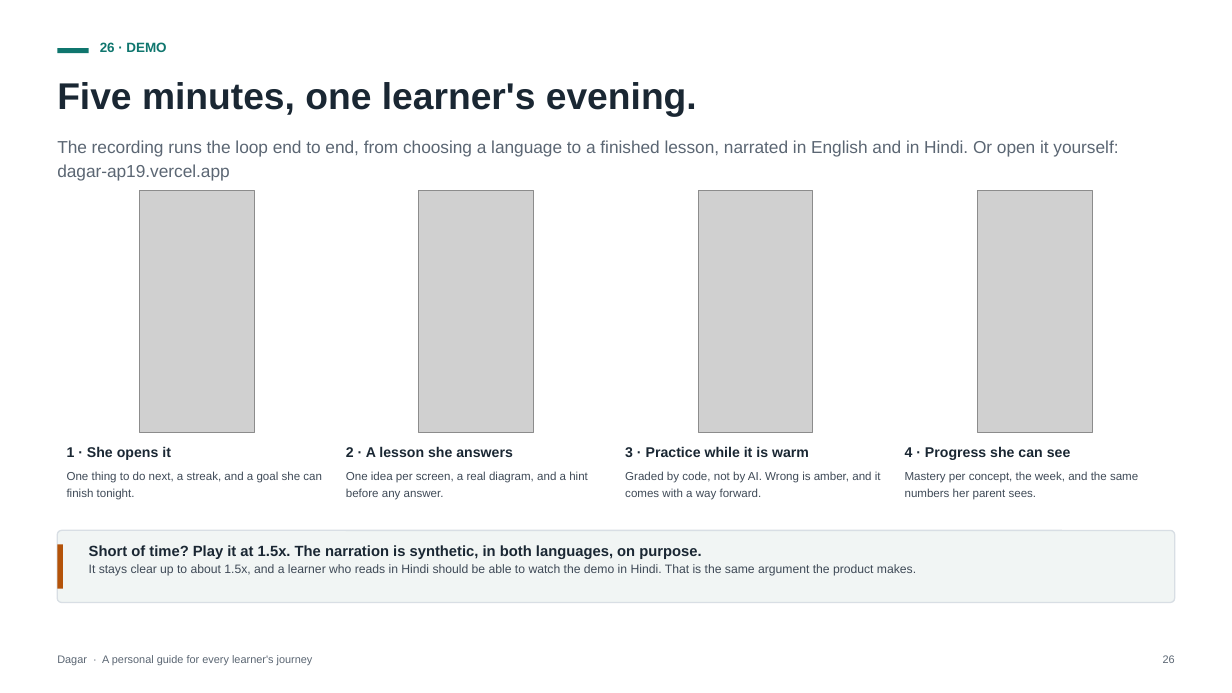
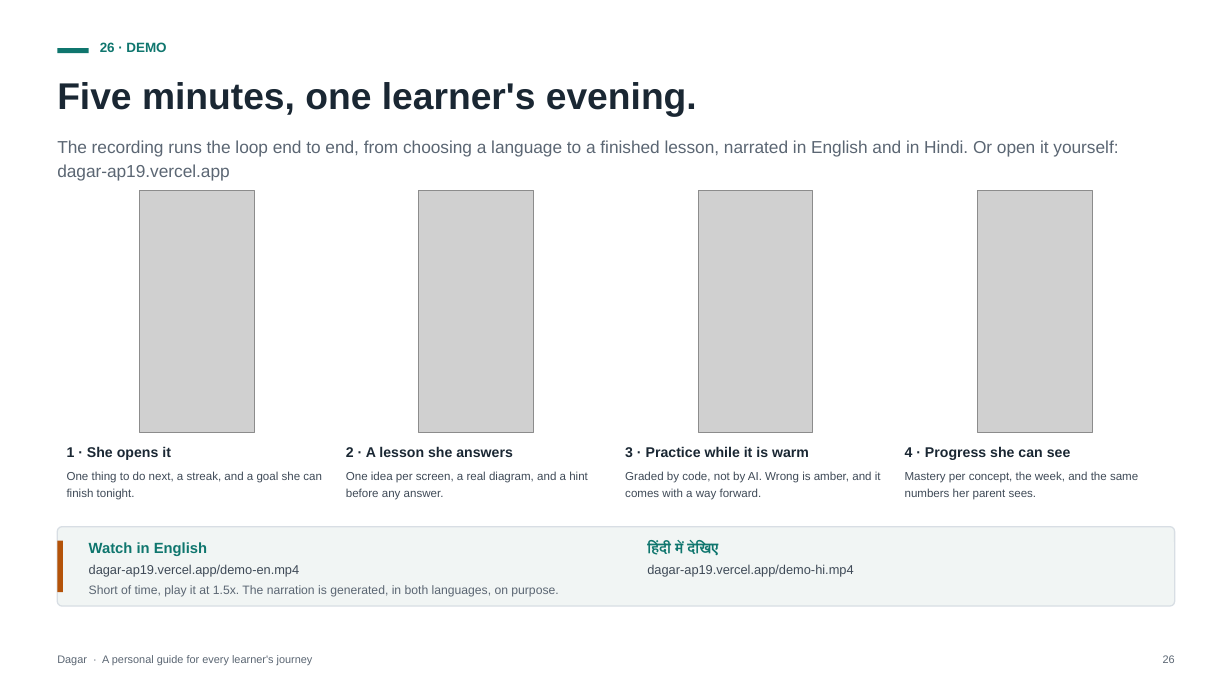
Before and after one commit to ap9650/dagar, a slide deck: slide 26 of docs/deck/Dagar-Pitch-Deck.pptx. Drawn at 1232x693 pixels with LibreOffice and Linux fonts; fonts in the diff are those of the drawing; grey boxes stand for pictures. Boxes give left, top, right and bottom in pixels: in the first picture for what was removed or moved away, otherwise in the second. Text is boxed around its words. In the diff, an @@ line names an element or a change of style, - is before the commit and + after.

```diff
--- a/docs/deck/Dagar-Pitch-Deck.pptx
+++ b/docs/deck/Dagar-Pitch-Deck.pptx
@@ rounded rectangle resized from (x1=57, y1=531, x2=1175, y2=603) to (x1=57, y1=527, x2=1175, y2=606) @@
@@ text added at (x1=89, y1=542, x2=207, y2=556), 11.5 pt, text #0F766E, bold @@
+Watch in English
@@ text added at (x1=89, y1=564, x2=300, y2=577), 10 pt, text #3F4A57 @@
+dagar-ap19.vercel.app/demo-en.mp4
@@ text added at (x1=647, y1=541, x2=718, y2=558), 11.5 pt, text #0F766E, bold @@
+हिंदी में देखिए
@@ text added at (x1=647, y1=564, x2=853, y2=577), 10 pt, text #3F4A57 @@
+dagar-ap19.vercel.app/demo-hi.mp4
@@ text at (x1=89, y1=585, x2=558, y2=597): text changed; text colour #3F4A57 to #5B6673 @@
-Short of time? Play it at 1.5x. The narration is synthetic, in both languages, on purpose.
-It stays clear up to about 1.5x, and a learner who reads in Hindi should be able to watch the demo in Hindi. That is the same argument the product makes.
+Short of time, play it at 1.5x. The narration is generated, in both languages, on purpose.
```
Also in this commit, not shown: 5 other files.
